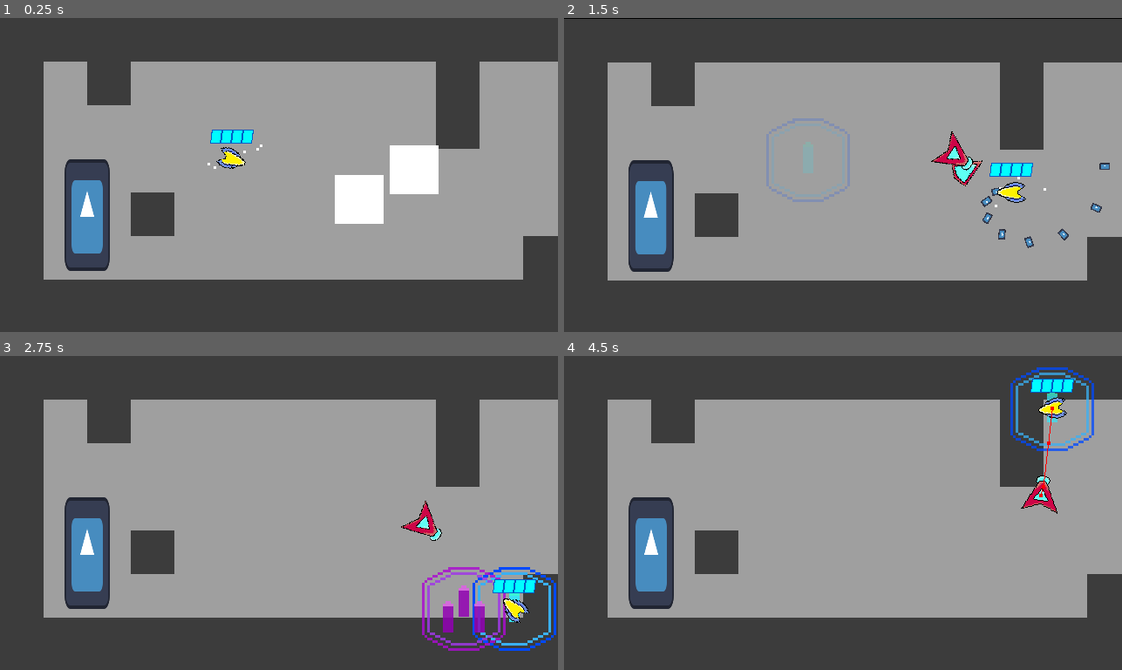
Above: before the commit, frames 1-4 (two rows, left to right).
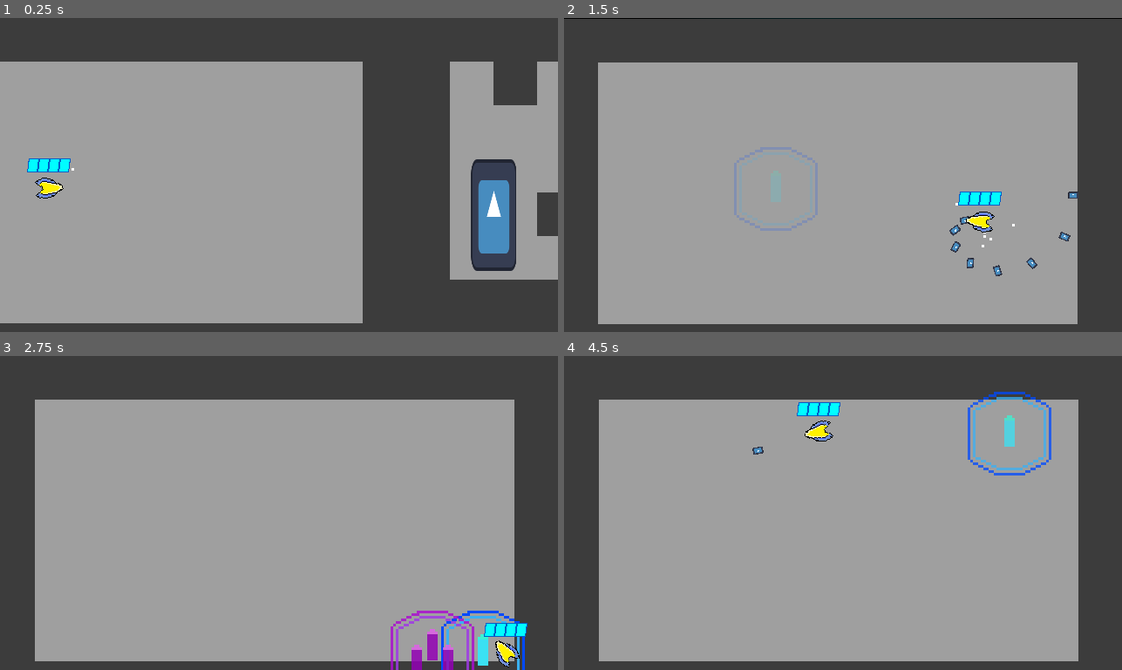
Above: after the commit, the same moments.

Repository: Nick98765432/Space-Blast
Game: Godot game, scene res://Levels/Level levels/node_2d.tscn
The game is run twice, just before and just after one commit, with the same random seed, the same clock (stepped at 60 frames per second) and the same inputs. The engine's default icon, where the game draws it, is replaced by a stand-in: a white triangle on a blue panel in a dark square. Sound files missing from this copy of the repository are replaced by a short silence.
Inputs (mouse positions are in pixels of both pictures, inside the frame that each line leads up to):
- Up to frame 1 (0.25 s): no input
- Up to frame 2 (1.5 s): move the mouse to (965, 159) at 0.52 s; hold D (right) 0.53-1.28 s; tap 1 (shot) at 0.6 s; move the mouse to (731, 190) at 1.27 s; hold S (down) from 1.28 s (still down); right-click (731, 190) at 1.35 s
- Up to frame 3 (2.75 s): tap 1 (shot) at 1.55, 2.3 s; move the mouse to (334, 443) at 2.02 s; release S (down) at 2.03 s; hold D (right) from 2.03 s (still down); tap 3 (fullAuto) at 2.1 s
- Up to frame 4 (4.5 s): move the mouse to (815, 575) at 2.77 s; release D (right) at 2.78 s; hold W (up) 2.78-3.53 s; tap E (interact) at 2.85 s; tap 1 (shot) at 3.05, 3.8 s; move the mouse to (1010, 560) at 3.52 s; hold A (left) from 3.53 s (still down); tap Space (parry) at 3.6 s; move the mouse to (675, 465) at 4.27 s; click (675, 465) at 4.35 s

The runs differ from the first frame. In frame 1, 38% of the frame differs, in the area x 0-100%, y 13-98%; in frame 2, 28%; in frame 3, 27%; in frame 4, 27%.

Commit message:
spanwers and level editor revamp

Diff:
--- a/Enemies/Components/attacks.gd
+++ b/Enemies/Components/attacks.gd
@@ -98,12 +98,22 @@
 	energy.global_position = parent.global_position
 	get_tree().get_root().add_child(energy)
 
+func normalShoot(type):
+	var energy = shot.instantiate()
+	energy.type = type
+	energy.target = player
+	energy.rotation = parent.enemy_sprite.rotation
+	if type == 3:
+		energy.rotation_degrees += randf_range(-20, 20)
+	energy.global_position = parent.global_position
+	get_tree().get_root().add_child(energy)
+
 func preSingleShot():
 	preShoot(1)
 	sounds.shot_sfx.play()
 
 func homingShot():
-	preShoot(2)
+	normalShoot(2)
 	sounds.shot_sfx.play()
 
 func shotgun():
--- /dev/null
+++ b/Enemies/spawners/FinalBossManSpawner.tscn
@@ -0,0 +1,19 @@
+[gd_scene load_steps=5 format=3 uid="uid://bd40b2hfwiidv"]
+
+[ext_resource type="Texture2D" uid="uid://cb5vbn80xhgw7" path="res://Enemies/Sprites and Assets/spade boss.png" id="1_4x3t2"]
+[ext_resource type="Script" path="res://Enemies/spawners/enemy_spawner.gd" id="1_retkx"]
+[ext_resource type="PackedScene" uid="uid://c4ppiwa3gxtir" path="res://Enemies/Scenes/AceMan.tscn" id="2_n0cge"]
+
+[sub_resource type="CircleShape2D" id="CircleShape2D_qvroy"]
+radius = 33.0606
+
+[node name="FinalBossManSpawner" type="Area2D"]
+texture_filter = 1
+script = ExtResource("1_retkx")
+guy = ExtResource("2_n0cge")
+
+[node name="CollisionShape2D" type="CollisionShape2D" parent="."]
+shape = SubResource("CircleShape2D_qvroy")
+
+[node name="Sprite2D" type="Sprite2D" parent="."]
+texture = ExtResource("1_4x3t2")
--- /dev/null
+++ b/Enemies/spawners/GunManSpawner.tscn
@@ -0,0 +1,19 @@
+[gd_scene load_steps=5 format=3 uid="uid://c0tlo2ft5d445"]
+
+[ext_resource type="Texture2D" uid="uid://nvxfte3traah" path="res://Enemies/Sprites and Assets/evil Space Blast man.png" id="1_tun82"]
+[ext_resource type="Script" path="res://Enemies/spawners/enemy_spawner.gd" id="1_w2m0t"]
+[ext_resource type="PackedScene" uid="uid://dxh3f8dmbtts7" path="res://Enemies/Scenes/GunMan.tscn" id="2_hn5ha"]
+
+[sub_resource type="CircleShape2D" id="CircleShape2D_ldbqq"]
+radius = 33.0606
+
+[node name="GunManSpawner" type="Area2D"]
+texture_filter = 1
+script = ExtResource("1_w2m0t")
+guy = ExtResource("2_hn5ha")
+
+[node name="CollisionShape2D" type="CollisionShape2D" parent="."]
+shape = SubResource("CircleShape2D_ldbqq")
+
+[node name="Sprite2D" type="Sprite2D" parent="."]
+texture = ExtResource("1_tun82")
--- /dev/null
+++ b/Enemies/spawners/dashGuySpawner.tscn
@@ -0,0 +1,19 @@
+[gd_scene load_steps=5 format=3 uid="uid://chgxv86w7uwq3"]
+
+[ext_resource type="Script" path="res://Enemies/spawners/enemy_spawner.gd" id="1_jut2x"]
+[ext_resource type="PackedScene" uid="uid://dlsq1o0y6vrt" path="res://Enemies/Scenes/DashGuy.tscn" id="2_b4dd5"]
+[ext_resource type="Texture2D" uid="uid://cxyqnx6xehoc5" path="res://Enemies/Sprites and Assets/DashGuy.png" id="2_e01ci"]
+
+[sub_resource type="CircleShape2D" id="CircleShape2D_ngsd0"]
+radius = 33.0606
+
+[node name="DashGuySpawner" type="Area2D"]
+texture_filter = 1
+script = ExtResource("1_jut2x")
+guy = ExtResource("2_b4dd5")
+
+[node name="CollisionShape2D" type="CollisionShape2D" parent="."]
+shape = SubResource("CircleShape2D_ngsd0")
+
+[node name="Sprite2D" type="Sprite2D" parent="."]
+texture = ExtResource("2_e01ci")
--- /dev/null
+++ b/Enemies/spawners/enemy_spawner.gd
@@ -0,0 +1,27 @@
+extends Area2D
+class_name Spawner
+
+@export var guy: PackedScene
+@export var extraHealth: bool
+@export var bar: bool
+@export var encounter: Vector2i
+@export var player: Player
+@onready var sprite_2d: Sprite2D = $Sprite2D
+
+
+func _ready() -> void:
+	Signals.connect("change", _on_change)
+	sprite_2d.hide()
+func _on_change():
+	if encounter == player.encounter:
+		spawn(guy)
+
+func spawn(kind: PackedScene):
+	var enemy = kind.instantiate()
+	enemy.global_position = global_position
+	enemy.player = player
+	get_tree().get_root().add_child(enemy)
+	if extraHealth:
+		enemy.health_handler.health *= 2
+	if bar:
+		enemy.health_handler.isBoss = true
--- /dev/null
+++ b/Enemies/spawners/meleeSpawner.tscn
@@ -0,0 +1,19 @@
+[gd_scene load_steps=5 format=3 uid="uid://b2ibhn8rcdb1e"]
+
+[ext_resource type="Script" path="res://Enemies/spawners/enemy_spawner.gd" id="1_sru2a"]
+[ext_resource type="Texture2D" uid="uid://decqqpikrw5fl" path="res://Enemies/Sprites and Assets/Melee.png" id="1_vq3yn"]
+[ext_resource type="PackedScene" uid="uid://csiqn5fgo30nh" path="res://Enemies/Scenes/melee enemy.tscn" id="2_xt8ui"]
+
+[sub_resource type="CircleShape2D" id="CircleShape2D_tugby"]
+radius = 33.0606
+
+[node name="meleeSpawner" type="Area2D"]
+texture_filter = 1
+script = ExtResource("1_sru2a")
+guy = ExtResource("2_xt8ui")
+
+[node name="CollisionShape2D" type="CollisionShape2D" parent="."]
+shape = SubResource("CircleShape2D_tugby")
+
+[node name="Sprite2D" type="Sprite2D" parent="."]
+texture = ExtResource("1_vq3yn")
--- /dev/null
+++ b/Enemies/spawners/projGuySpawner.tscn
@@ -0,0 +1,19 @@
+[gd_scene load_steps=5 format=3 uid="uid://ca3yhjtp63qow"]
+
+[ext_resource type="Texture2D" uid="uid://dq8eqdkltadel" path="res://Enemies/Sprites and Assets/proj.png" id="1_2xueg"]
+[ext_resource type="Script" path="res://Enemies/spawners/enemy_spawner.gd" id="1_3vb85"]
+[ext_resource type="PackedScene" uid="uid://ci60x2iasc3fy" path="res://Enemies/Scenes/Projectile enemy.tscn" id="2_hhhbu"]
+
+[sub_resource type="CircleShape2D" id="CircleShape2D_4dlsb"]
+radius = 33.0606
+
+[node name="ProjGuySpawner" type="Area2D"]
+texture_filter = 1
+script = ExtResource("1_3vb85")
+guy = ExtResource("2_hhhbu")
+
+[node name="CollisionShape2D" type="CollisionShape2D" parent="."]
+shape = SubResource("CircleShape2D_4dlsb")
+
+[node name="Sprite2D" type="Sprite2D" parent="."]
+texture = ExtResource("1_2xueg")
--- /dev/null
+++ b/Enemies/spawners/teleGuySpawner.tscn
@@ -0,0 +1,19 @@
+[gd_scene load_steps=5 format=3 uid="uid://ctf1qegjgm8oq"]
+
+[ext_resource type="Texture2D" uid="uid://ic5rmg46vvx2" path="res://Enemies/Sprites and Assets/teleGuy.png" id="1_5764p"]
+[ext_resource type="Script" path="res://Enemies/spawners/enemy_spawner.gd" id="1_no0qw"]
+[ext_resource type="PackedScene" uid="uid://besa8sh5wvqpr" path="res://Enemies/Scenes/teleGuy.tscn" id="2_656h1"]
+
+[sub_resource type="CircleShape2D" id="CircleShape2D_fetj8"]
+radius = 33.0606
+
+[node name="TeleGuySpawner" type="Area2D"]
+texture_filter = 1
+script = ExtResource("1_no0qw")
+guy = ExtResource("2_656h1")
+
+[node name="CollisionShape2D" type="CollisionShape2D" parent="."]
+shape = SubResource("CircleShape2D_fetj8")
+
+[node name="Sprite2D" type="Sprite2D" parent="."]
+texture = ExtResource("1_5764p")
--- a/Levels/Level levels/Level 1.tscn
+++ b/Levels/Level levels/Level 1.tscn
@@ -7,8 +7,8 @@
 [ext_resource type="Script" path="res://Levels/camera_2d.gd" id="5_jajjt"]
 [ext_resource type="Texture2D" uid="uid://g1xvkre0j6i5" path="res://Levels/Sprites and Assets/space.png" id="6_ol1wq"]
 [ext_resource type="PackedScene" uid="uid://cqwptbkpsicpn" path="res://UI/Upgrades.tscn" id="7_k4m7s"]
-[ext_resource type="PackedScene" uid="uid://dsyhccs874dfd" path="res://Levels/LevelBuilderStuff/Scenes/roomGate.tscn" id="8_averx"]
-[ext_resource type="PackedScene" uid="uid://4p3e8ik3mhq" path="res://Levels/LevelBuilderStuff/Scenes/nextRoom.tscn" id="9_m864a"]
+[ext_resource type="PackedScene" uid="uid://dsyhccs874dfd" path="res://Levels/LevelBuilderStuff/Scenes/useful stuff/roomGate.tscn" id="8_averx"]
+[ext_resource type="PackedScene" uid="uid://4p3e8ik3mhq" path="res://Levels/LevelBuilderStuff/Scenes/useful stuff/nextRoom.tscn" id="9_m864a"]
 [ext_resource type="PackedScene" uid="uid://bnhvdwpsykjnm" path="res://Levels/LevelBuilderStuff/Scenes/Spawner.tscn" id="10_ue1tk"]
 [ext_resource type="PackedScene" uid="uid://cdaielgc0lshr" path="res://Player/player.tscn" id="11_mwtrd"]
 
--- a/Levels/Level levels/node_2d.tscn
+++ b/Levels/Level levels/node_2d.tscn
@@ -8,11 +8,11 @@
 [ext_resource type="AudioStream" uid="uid://bi20r3lox2aba" path="res://Sounds/Music/Another Chance - Infrared Scale.wav" id="3_wb4fq"]
 [ext_resource type="Script" path="res://Levels/music.gd" id="4_6g4th"]
 [ext_resource type="PackedScene" uid="uid://bnhvdwpsykjnm" path="res://Levels/LevelBuilderStuff/Scenes/Spawner.tscn" id="5_mnti6"]
-[ext_resource type="PackedScene" uid="uid://dsyhccs874dfd" path="res://Levels/LevelBuilderStuff/Scenes/roomGate.tscn" id="6_58jge"]
-[ext_resource type="PackedScene" uid="uid://4p3e8ik3mhq" path="res://Levels/LevelBuilderStuff/Scenes/nextRoom.tscn" id="7_rod3q"]
+[ext_resource type="PackedScene" uid="uid://dsyhccs874dfd" path="res://Levels/LevelBuilderStuff/Scenes/useful stuff/roomGate.tscn" id="6_58jge"]
+[ext_resource type="PackedScene" uid="uid://4p3e8ik3mhq" path="res://Levels/LevelBuilderStuff/Scenes/useful stuff/nextRoom.tscn" id="7_rod3q"]
 [ext_resource type="Script" path="res://Levels/camera_2d.gd" id="8_lqixe"]
 [ext_resource type="PackedScene" uid="uid://dtfsaa7v8aerr" path="res://Levels/LevelBuilderStuff/Scenes/upgradeTower.tscn" id="9_busbi"]
-[ext_resource type="PackedScene" uid="uid://hx5hf1kujilx" path="res://Levels/LevelBuilderStuff/Scenes/nextEncounter.tscn" id="10_mkktg"]
+[ext_resource type="PackedScene" uid="uid://hx5hf1kujilx" path="res://Levels/LevelBuilderStuff/Scenes/useful stuff/nextEncounter.tscn" id="10_mkktg"]
 [ext_resource type="Texture2D" uid="uid://g1xvkre0j6i5" path="res://Levels/Sprites and Assets/space.png" id="10_w2tp5"]
 
 [sub_resource type="NavigationPolygon" id="NavigationPolygon_3rxq0"]
@@ -70,8 +70,8 @@
 script = ExtResource("8_lqixe")
 player = NodePath("../Player")
 
-[node name="Player" parent="." instance=ExtResource("1_re1we")]
-position = Vector2(266, 162)
+[node name="Player" parent="." groups=["player"] instance=ExtResource("1_re1we")]
+position = Vector2(-410, 195)
 
 [node name="Spawner" parent="." node_paths=PackedStringArray("player") instance=ExtResource("5_mnti6")]
 position = Vector2(106, 144)
--- /dev/null
+++ b/Levels/LevelBuilderStuff/Scenes/useful stuff/Rooms.tscn
@@ -0,0 +1,6 @@
+[gd_scene load_steps=2 format=3 uid="uid://dt5edhor2d5qh"]
+
+[ext_resource type="Script" path="res://Levels/LevelBuilderStuff/rooms.gd" id="1_6uqbu"]
+
+[node name="Rooms" type="Node2D"]
+script = ExtResource("1_6uqbu")
--- /dev/null
+++ b/Levels/LevelBuilderStuff/Scenes/useful stuff/Waves.tscn
@@ -0,0 +1,6 @@
+[gd_scene load_steps=2 format=3 uid="uid://c010tag2g5f0o"]
+
+[ext_resource type="Script" path="res://Levels/LevelBuilderStuff/waves.gd" id="1_04dqg"]
+
+[node name="Waves" type="Node2D"]
+script = ExtResource("1_04dqg")
--- /dev/null
+++ b/Levels/LevelBuilderStuff/rooms.gd
@@ -0,0 +1,11 @@
+extends Node2D
+class_name room
+
+@export var roomNum: int = 0
+
+@onready var player = get_tree().get_first_node_in_group("player")
+func _ready() -> void:
+	for i in get_children():
+		if i is Spawner:
+			i.player = player
+			i.encounter.x = roomNum
--- /dev/null
+++ b/Levels/LevelBuilderStuff/waves.gd
@@ -0,0 +1,11 @@
+extends Node2D
+class_name wave
+
+@export var waveNum: int = 0
+
+@onready var player = get_tree().get_first_node_in_group("player")
+func _ready() -> void:
+	for i in get_children():
+		if i is Spawner:
+			i.player = player
+			i.encounter.y = waveNum
Renamed: Levels/LevelBuilderStuff/Scenes/nextEncounter.tscn -> Levels/LevelBuilderStuff/Scenes/useful stuff/nextEncounter.tscn
Renamed: Levels/LevelBuilderStuff/Scenes/nextRoom.tscn -> Levels/LevelBuilderStuff/Scenes/useful stuff/nextRoom.tscn
Renamed: Levels/LevelBuilderStuff/Scenes/roomGate.tscn -> Levels/LevelBuilderStuff/Scenes/useful stuff/roomGate.tscn
